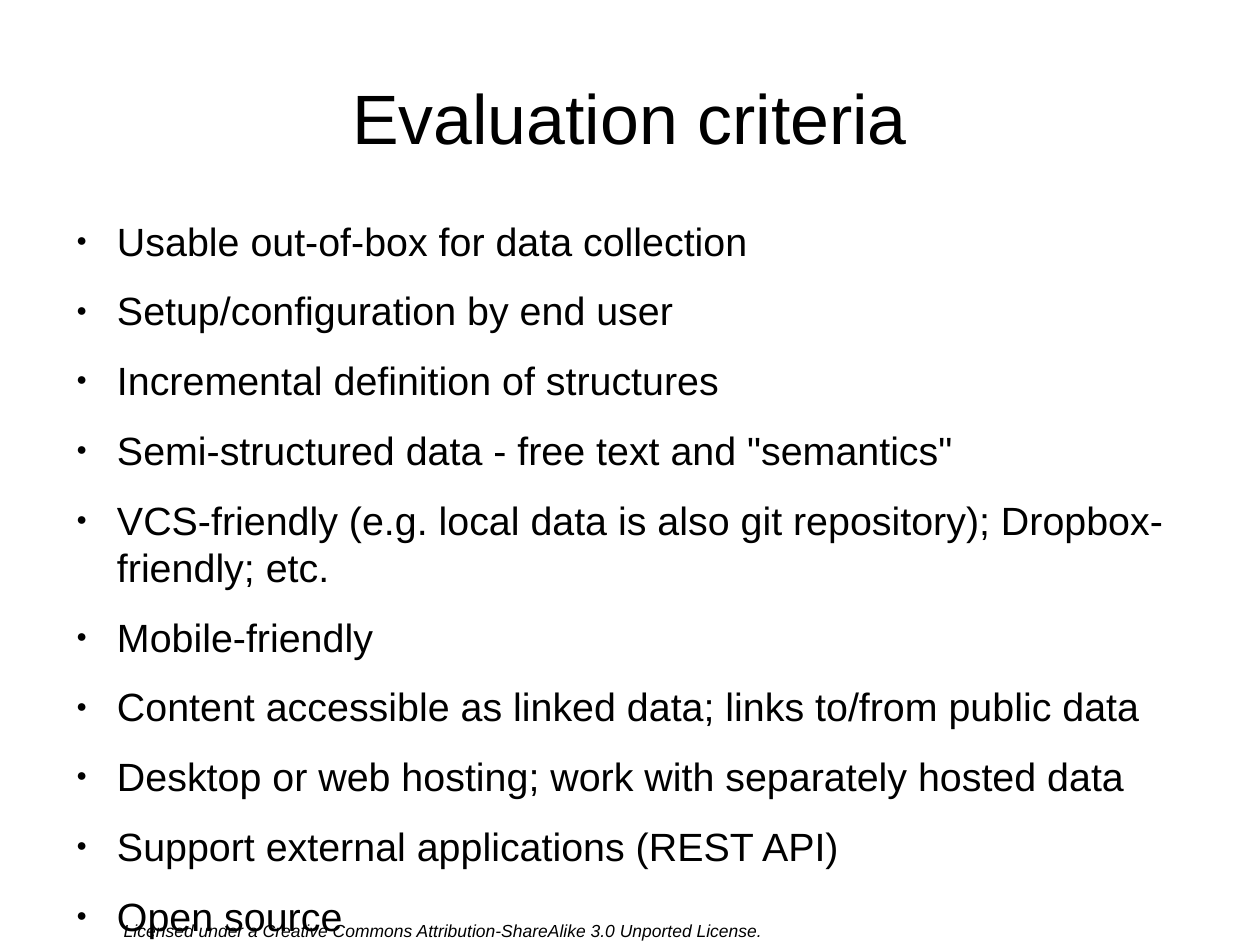
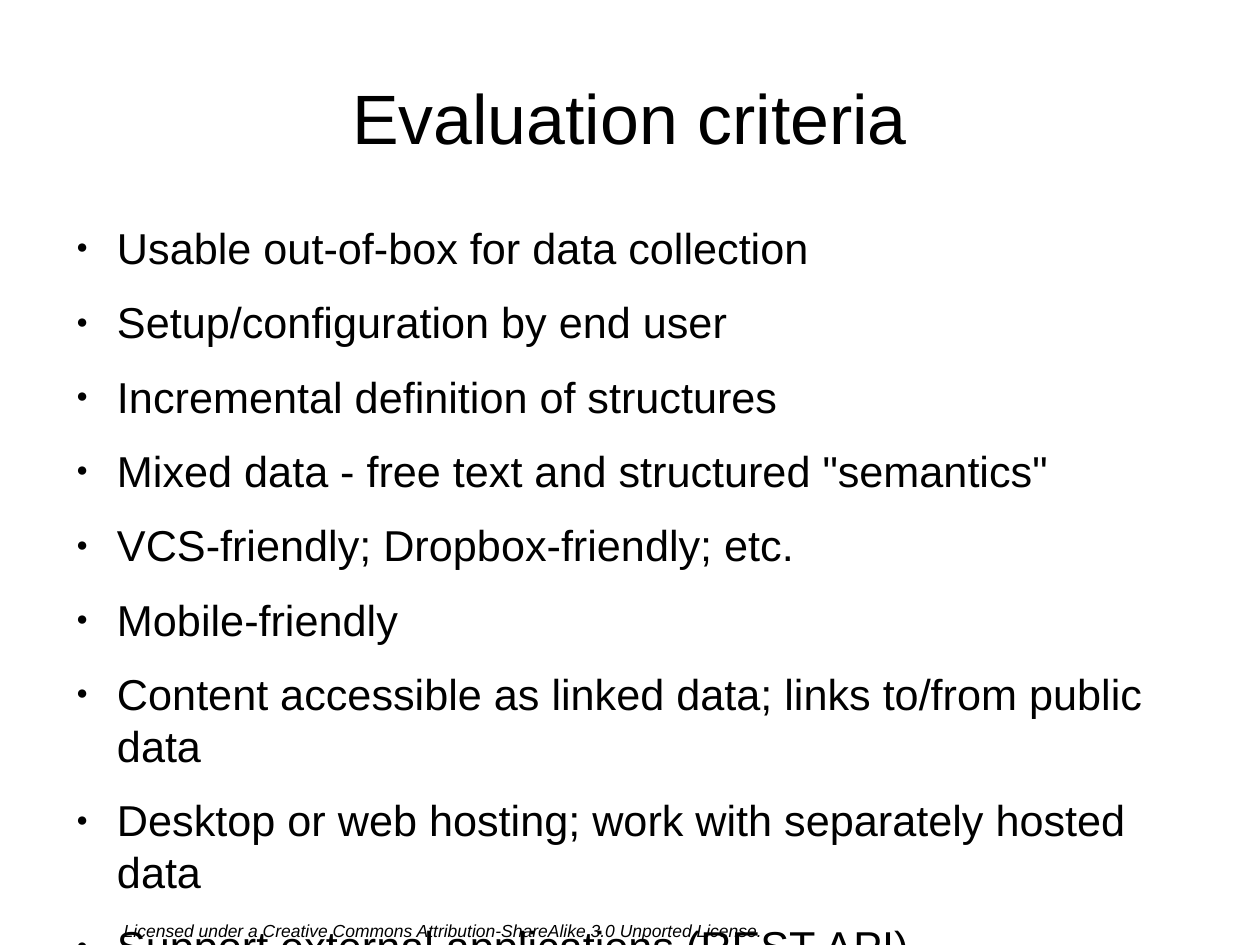
Before and after one commit to gklyne/annalist, a slide deck: slide 19 of presentations/annalist-pitch.odp. Drawn at 1260x945 pixels with LibreOffice and Linux fonts; fonts in the diff are those of the drawing; background and template pictures are left out. Boxes give left, top, right and bottom in pixels: in the first picture for what was removed or moved away, otherwise in the second. Text is boxed around its words. In the diff, an @@ line names an element or a change of style, - is before the commit and + after.

Commit message:
Add Semantic Wiki / Wikidata to evaluation

```diff
--- a/presentations/annalist-pitch.odp
+++ b/presentations/annalist-pitch.odp
@@ text at <box>117,232,1142,889</box>: text changed; size 24.8 to 27.2 pt @@
-● Open source
+● Open source, open data format
@@ text at <box>117,232,1142,889</box>: size 24.8 to 27.2 pt in "Usable out-of-box for data collection", "Setup/configuration by end user", "Incremental definition of structures", "Mobile-friendly" and 3 more places @@
@@ text at <box>117,455,1048,570</box>: text changed; size 24.8 to 27.2 pt @@
-● Semi-structured data - free text and "semantics"
-● VCS-friendly (e.g. local data is also git repository); Dropbox-friendly; etc.
+● Mixed data - free text and structured "semantics"
+● VCS-friendly; Dropbox-friendly; etc.
```
Also in this commit, not shown: 6 other slides changed, 1 slide added.
